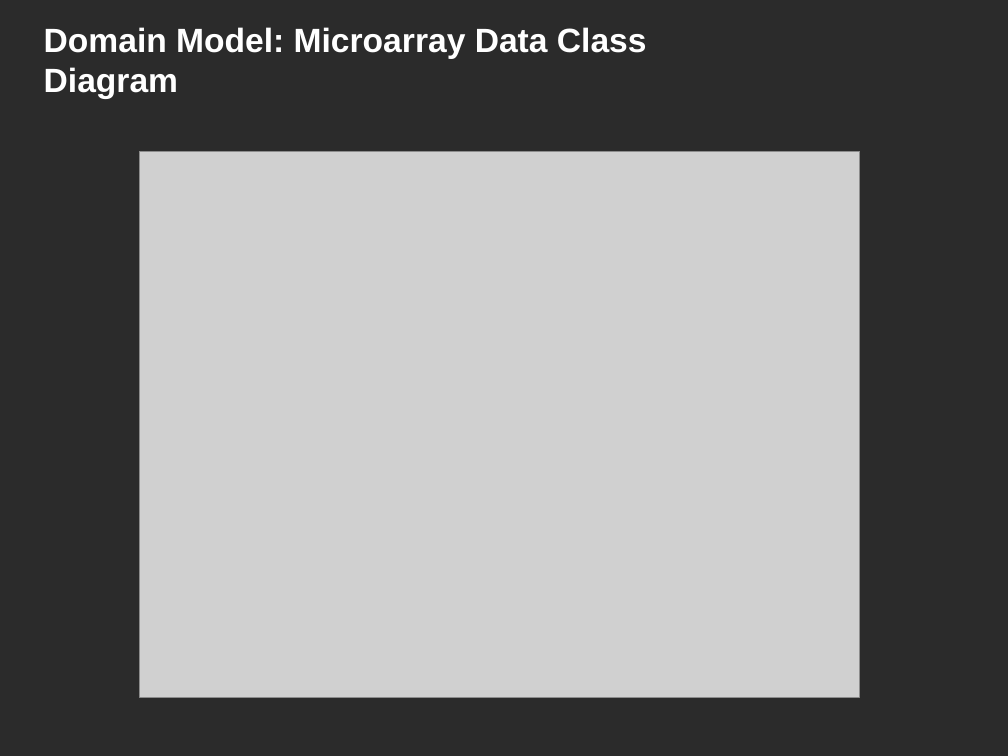
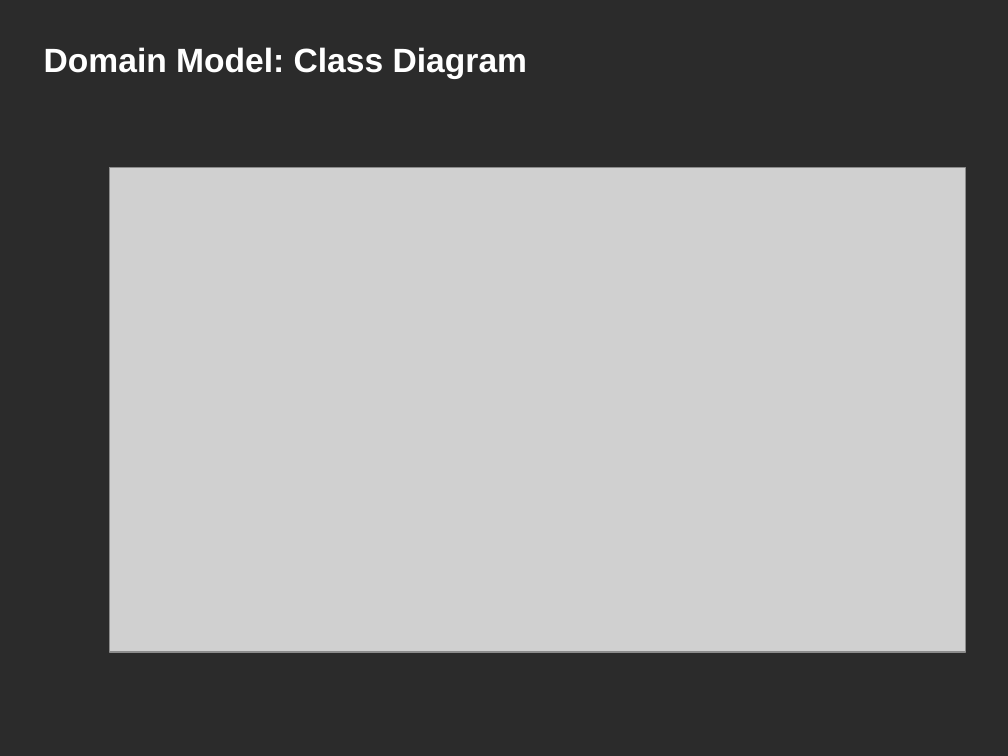
Before and after one commit to NCIP/prot-express, a slide deck: slide 11 of docs/silver_compatibility_review/1.0/artifacts/01. protexpress_silver_compat_kickoff_Jan_2008.ppt (slide 12 before the commit). Drawn at 1008x756 pixels with LibreOffice and Linux fonts; fonts in the diff are those of the drawing; grey boxes stand for pictures; background and template pictures are left out; a plain dark background stands for a picture behind light text. Boxes give left, top, right and bottom in pixels: in the first picture for what was removed or moved away, otherwise in the second. Text is boxed around its words. In the diff, an @@ line names an element or a change of style, - is before the commit and + after.

```diff
--- a/docs/silver_compatibility_review/1.0/artifacts/01. protexpress_silver_compat_kickoff_Jan_2008.ppt
+++ b/docs/silver_compatibility_review/1.0/artifacts/01. protexpress_silver_compat_kickoff_Jan_2008.ppt
@@ title at [44,47,527,79]: text changed @@
-Domain Model: Microarray Data Class Diagram
+Domain Model: Class Diagram
@@ picture: place and size @@
-picture at [140,151,860,698]
+picture at [109,168,966,652]
```
Also in this commit, not shown: 10 other slides changed, 4 slides added, 9 slides removed, 10 other files.
